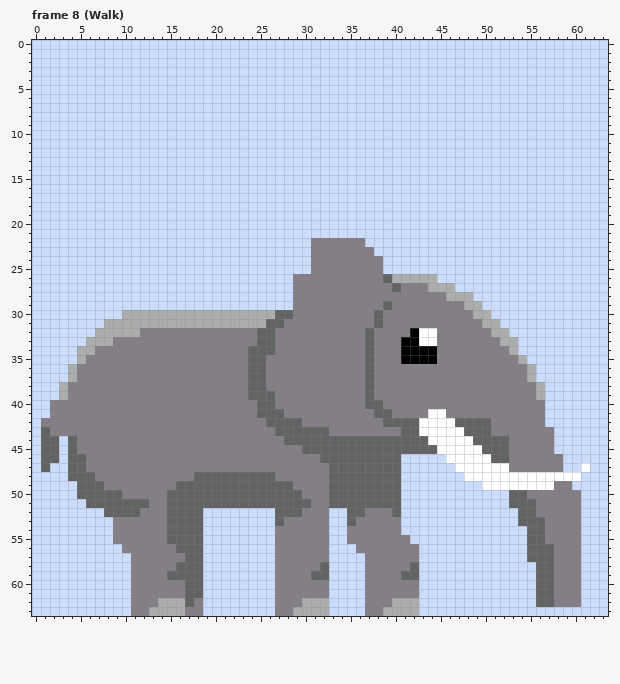
Pixel-art file, stored at Elephant.aseprite. Above is the file before it was changed.
64x64 pixels, 16 frames. Shown: frame 8 (Walk). The commit also changed other frames, which this record leaves out.
And afterwards:
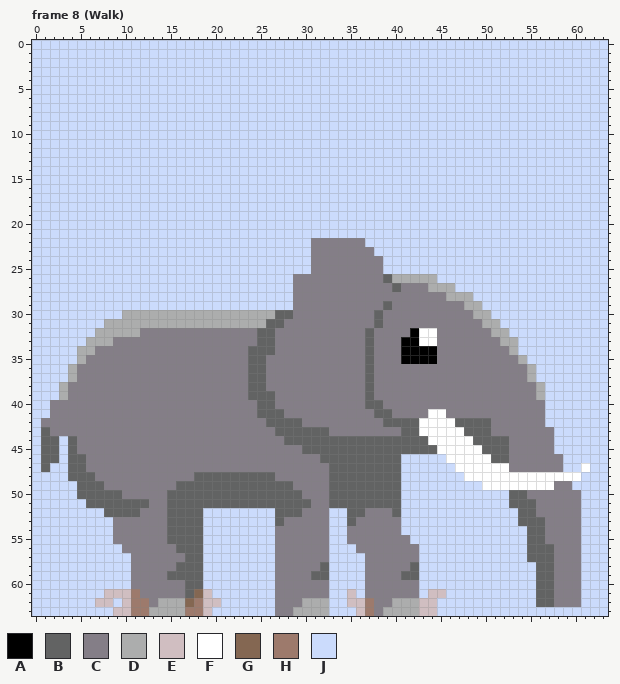
Palette (. is transparent): A #000000  B #626363  C #847e87  D #acadad  E #d0bec1  F #ffffff  G #846752  H #9d7a6c  J #cbdbfc
Edits made:
layer "Body" added
layer "Particles & whatnot" added
layer "Layer 2" removed
Changed rows in their new state; - is an unchanged pixel.
Frame 8 (Walk), layer "Particles & whatnot":
first column x 7:
61 -EEEH------GE---------------E--------EE
62 EE-EHH----GHEE--------------EEH-----EE-
63 --EEHH----HHE----------------EH-----EE-
